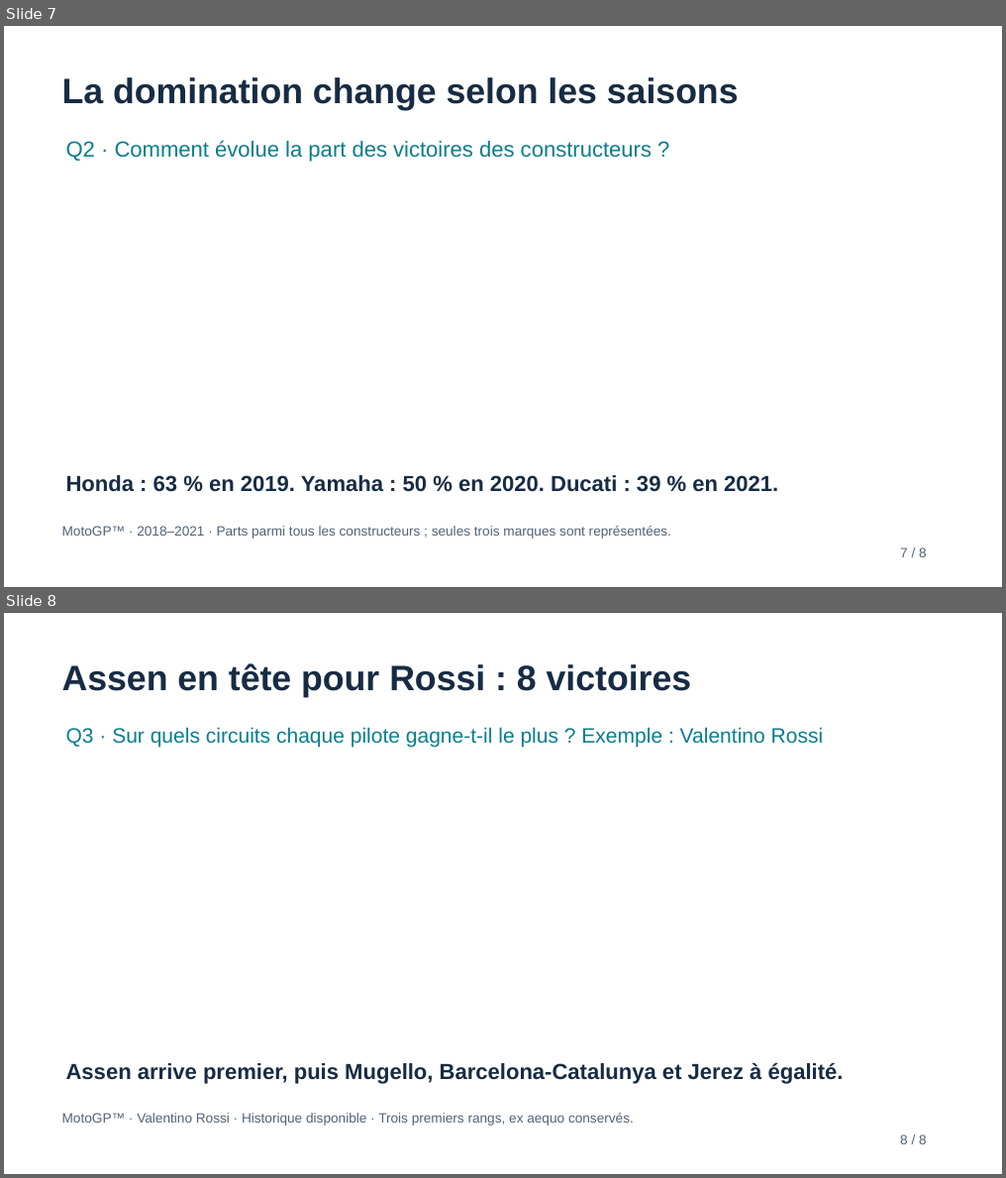
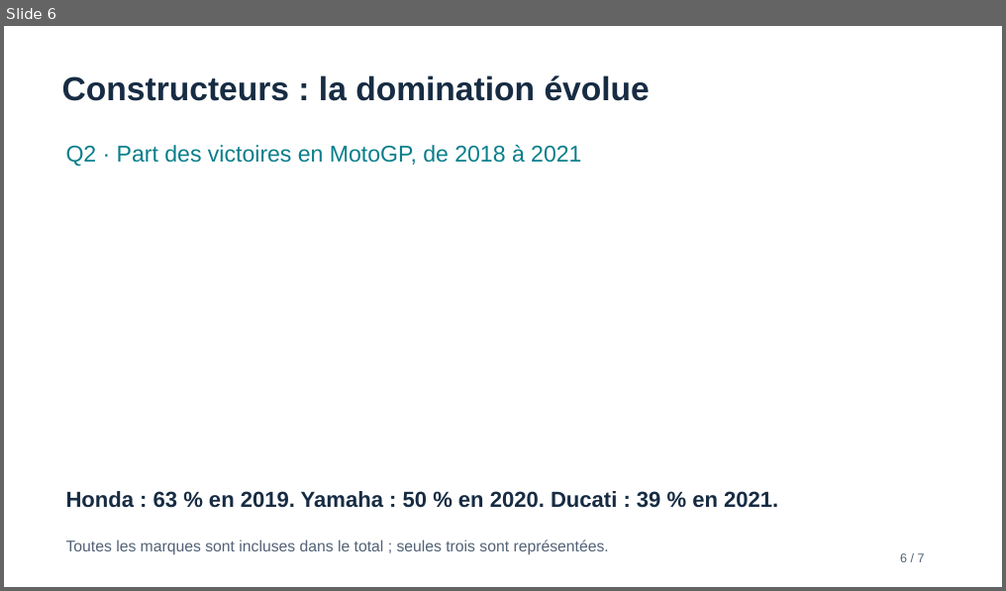
Before and after one commit to Matchab78/motogp, a slide deck: motogp/docs/Presentation_MotoGP.pptx. Shown one above the other, each under a label of ours: slides 7 and 8 before the commit, slide 6 after it. The pictures are 1006x1178 and 1006x591 pixels, drawn with LibreOffice and Linux fonts; fonts in the diff are those of the drawing. Boxes give left, top, right and bottom in pixels: in the first picture for what was removed or moved away, otherwise in the second. Text is boxed around its words. In the diff, an @@ line names an element or a change of style, - is before the commit and + after.

```diff
--- a/motogp/docs/Presentation_MotoGP.pptx
+++ b/motogp/docs/Presentation_MotoGP.pptx
@@ slide 8 removed at bbox=[4, 613, 1002, 1174], background #FFFFFF @@
@@ text removed at bbox=[62, 663, 692, 697] @@
-Assen en tête pour Rossi : 8 victoires
@@ text removed at bbox=[66, 727, 824, 747] @@
-Q3 · Sur quels circuits chaque pilote gagne-t-il le plus ? Exemple : Valentino Rossi
@@ text removed at bbox=[66, 1062, 844, 1084] @@
-Assen arrive premier, puis Mugello, Barcelona-Catalunya et Jerez à égalité.
@@ text removed at bbox=[62, 1113, 634, 1126] @@
-MotoGP™ · Valentino Rossi · Historique disponible · Trois premiers rangs, ex aequo conservés.
@@ text removed at bbox=[900, 1135, 927, 1145] @@
-8 / 8
@@ what was slide 7 is now slide 6 @@
@@ slide 6 changed as well @@
@@ text at bbox=[62, 76, 649, 101]: text changed; size 34 to 32 pt @@
-La domination change selon les saisons
+Constructeurs : la domination évolue
@@ text at bbox=[66, 145, 581, 167]: text changed; size 21 to 22 pt @@
-Q2 · Comment évolue la part des victoires des constructeurs ?
+Q2 · Part des victoires en MotoGP, de 2018 à 2021
@@ text "Honda : 63 % en ...": place and size @@
-text "Honda : 63 % en ..." at bbox=[66, 475, 778, 492]
+text "Honda : 63 % en ..." at bbox=[66, 491, 778, 508]
@@ text at bbox=[66, 540, 609, 556]: text changed; size 13 to 15 pt @@
-MotoGP™ · 2018–2021 · Parts parmi tous les constructeurs ; seules trois marques sont représentées.
+Toutes les marques sont incluses dans le total ; seules trois sont représentées.
@@ text at bbox=[900, 554, 925, 563]: text changed; size 13 to 12 pt @@
-7 / 8
+6 / 7
```
Also in this commit, not shown: 6 slides added, 6 other slides removed, 24 other files.
